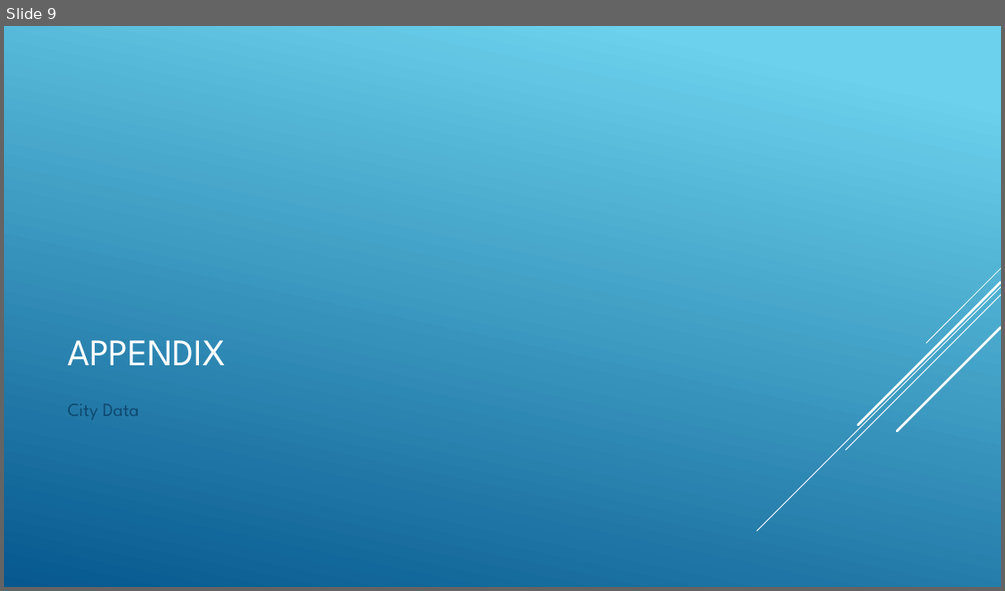
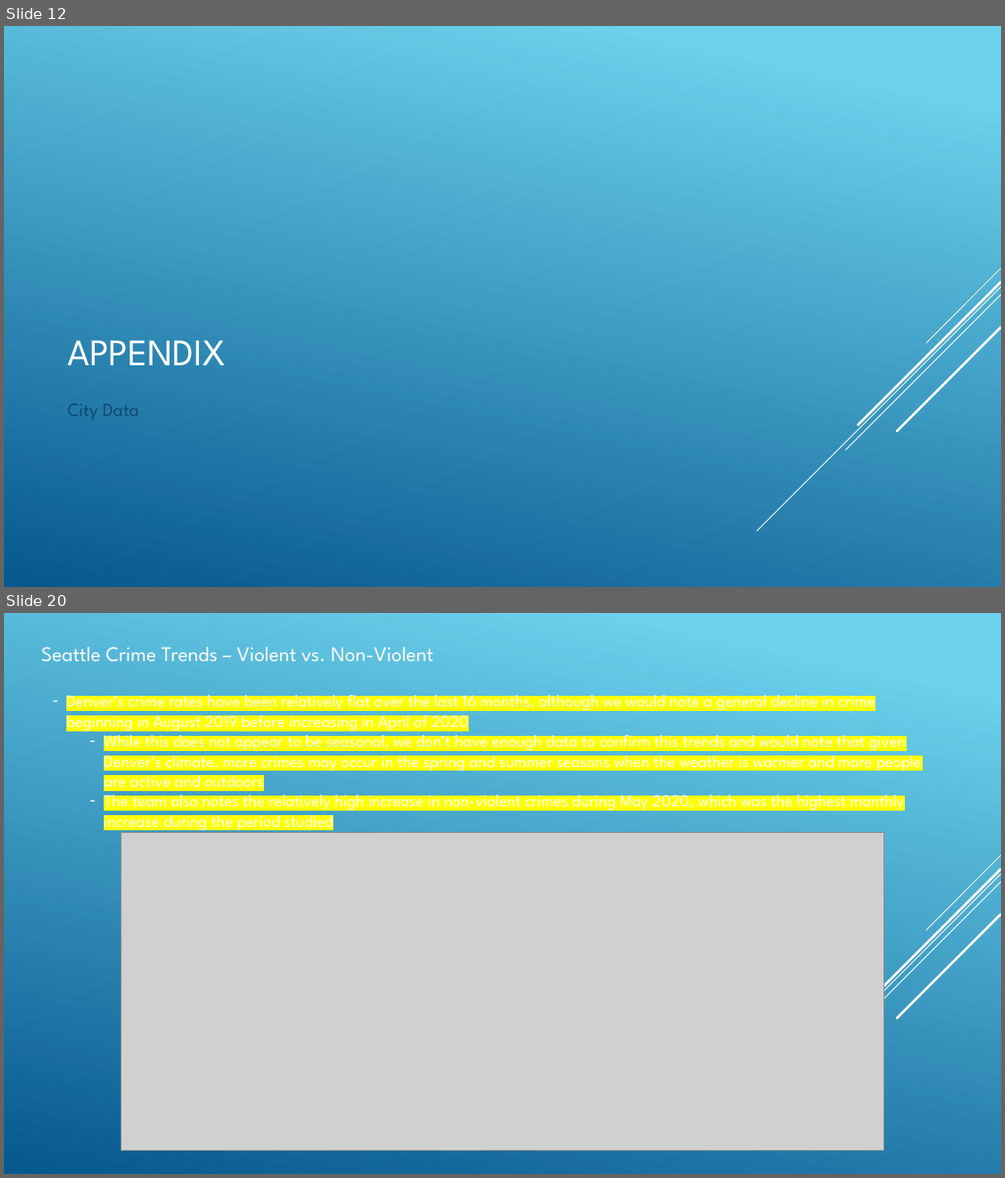
Before and after one commit to angelabanko/Project_1, a slide deck: Draft Presentation.pptx. Shown one above the other, each under a label of ours: slide 9 before the commit, slides 12 and 20 after it; the slides between them are not shown. The pictures are 1005x591 and 1005x1178 pixels, drawn with LibreOffice and Linux fonts; fonts in the diff are those of the drawing; grey boxes stand for pictures. Boxes give left, top, right and bottom in pixels: in the first picture for what was removed or moved away, otherwise in the second. Text is boxed around its words. In the diff, an @@ line names an element or a change of style, - is before the commit and + after.

```diff
--- a/Draft Presentation.pptx
+++ b/Draft Presentation.pptx
@@ slide 20 added at bbox=[4, 613, 1001, 1174], background gradient #6ED2EB to #06588E; not listed: 5 template elements that a slide beside it also shows @@
@@ text added at bbox=[41, 647, 433, 661], 20 pt, text #FFFFFF @@
+Seattle Crime Trends – Violent vs. Non-Violent
@@ text added at bbox=[66, 690, 922, 833], 16 pt, text #FFFFFF @@
+– Denver’s crime rates have been relatively flat over the last 16 months, although we would note a general decline in crime beginning in August 2019 before increasing in April of 2020
+  – While this does not appear to be seasonal, we don’t have enough data to confirm this trends and would note that given Denver’s climate, more crimes may occur in the spring and summer seasons when the weather is warmer and more people are active and outdoors
+  – The team also notes the relatively high increase in non-violent crimes during May 2020, which was the highest monthly increase during the period studied
@@ picture added at bbox=[121, 832, 884, 1150] @@
@@ what was slide 9 is now slide 12 @@
```
Also in this commit, not shown: 2 slides changed, 10 other slides added, 3 slides removed, 15 other files.
